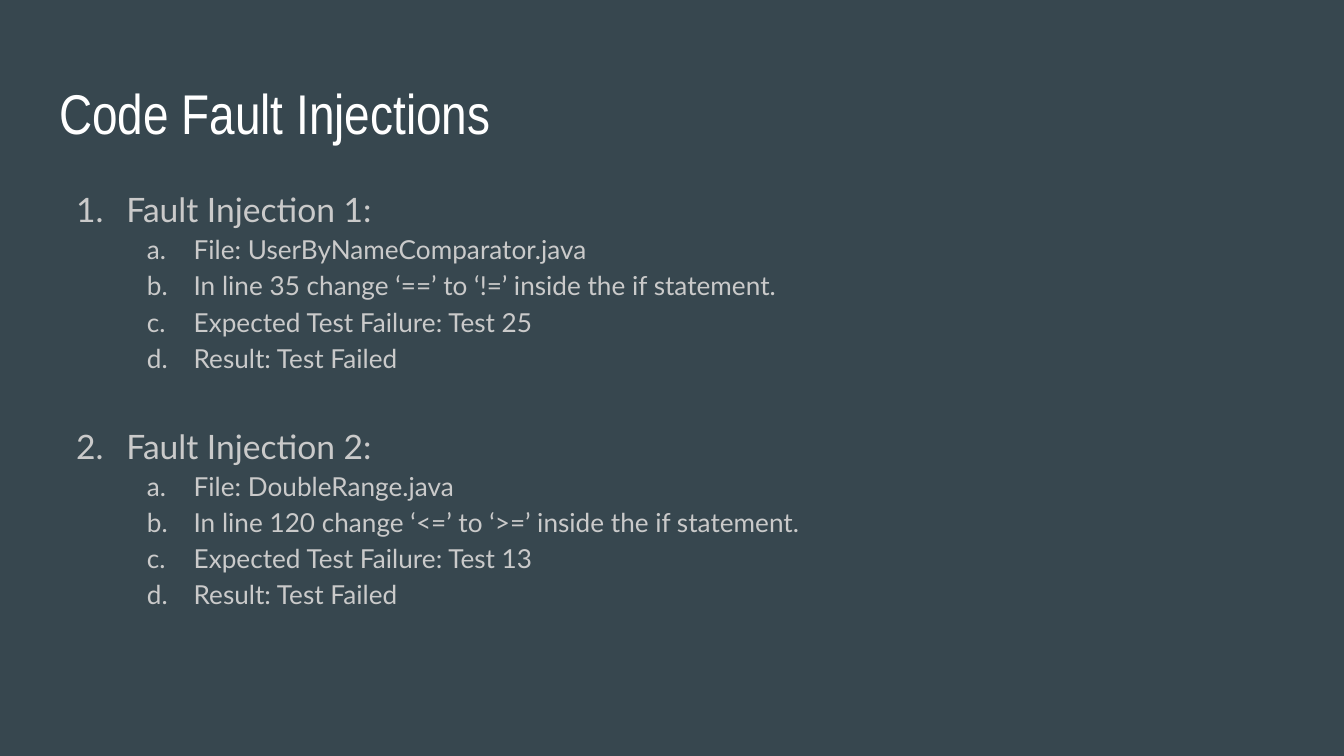
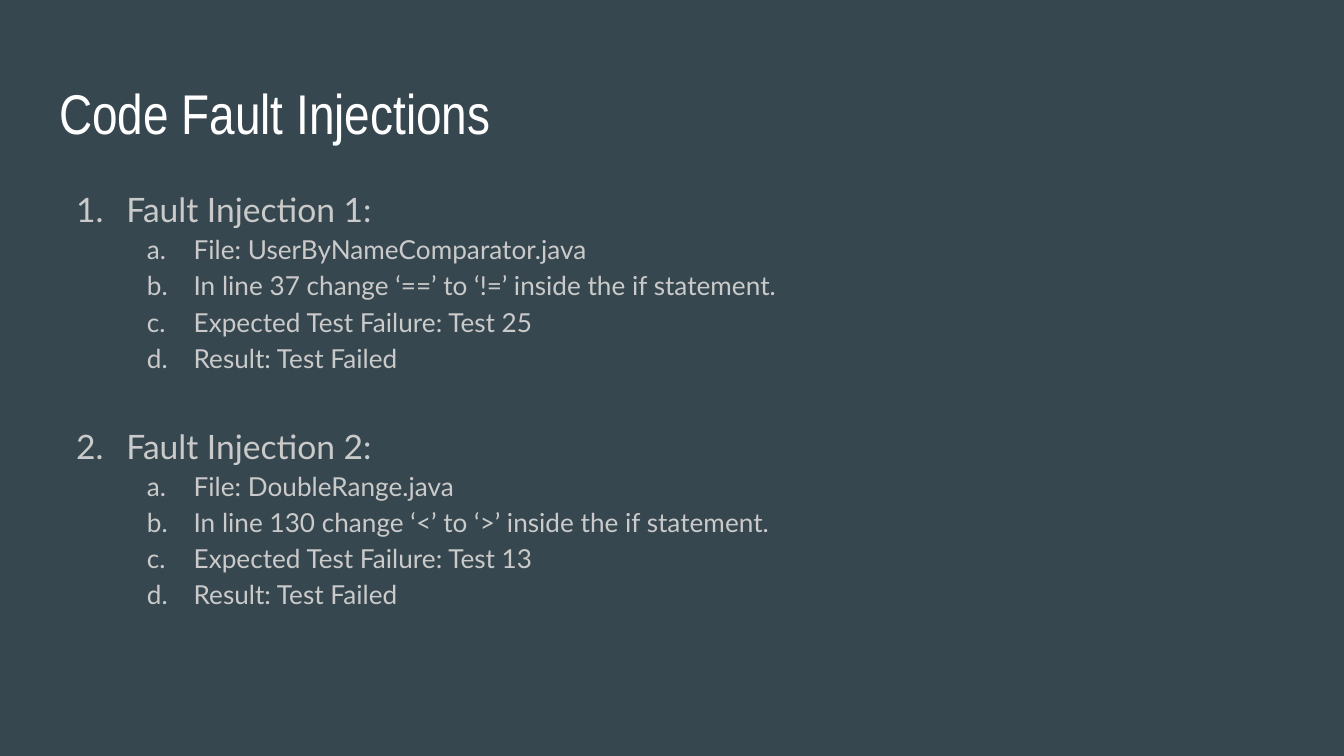
Before and after one commit to csci-362-01-2020/Team-7, a slide deck: slide 10 of team-7_presentation.pptx. Drawn at 1344x756 pixels with LibreOffice and Linux fonts; fonts in the diff are those of the drawing. Boxes give left, top, right and bottom in pixels: in the first picture for what was removed or moved away, otherwise in the second. Text is boxed around its words. In the diff, an @@ line names an element or a change of style, - is before the commit and + after.

Commit message:
Faults made more consistent

```diff
--- a/team-7_presentation.pptx
+++ b/team-7_presentation.pptx
@@ text at <box>194,276,776,300</box>: text changed @@
-  b. In line 35 change ‘==’ to ‘!=’ inside the if statement.
+  b. In line 37 change ‘==’ to ‘!=’ inside the if statement.
@@ text at <box>194,513,769,537</box>: text changed @@
-  b. In line 120 change ‘<=’ to ‘>=’ inside the if statement.
+  b. In line 130 change ‘<’ to ‘>’ inside the if statement.
```
Also in this commit, not shown: 1 other slide changed.
